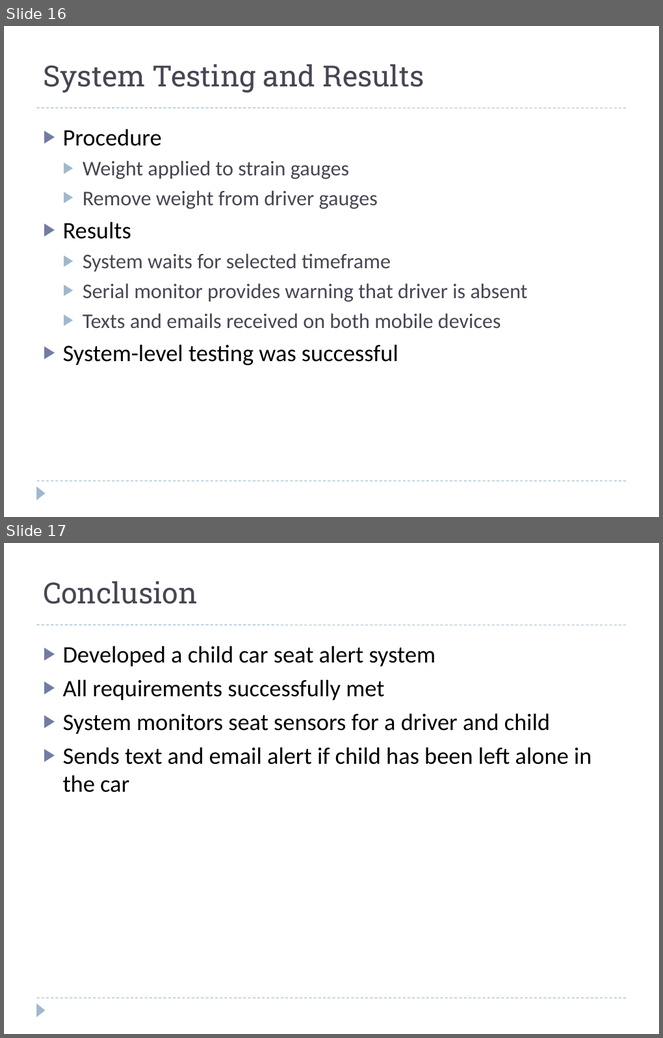
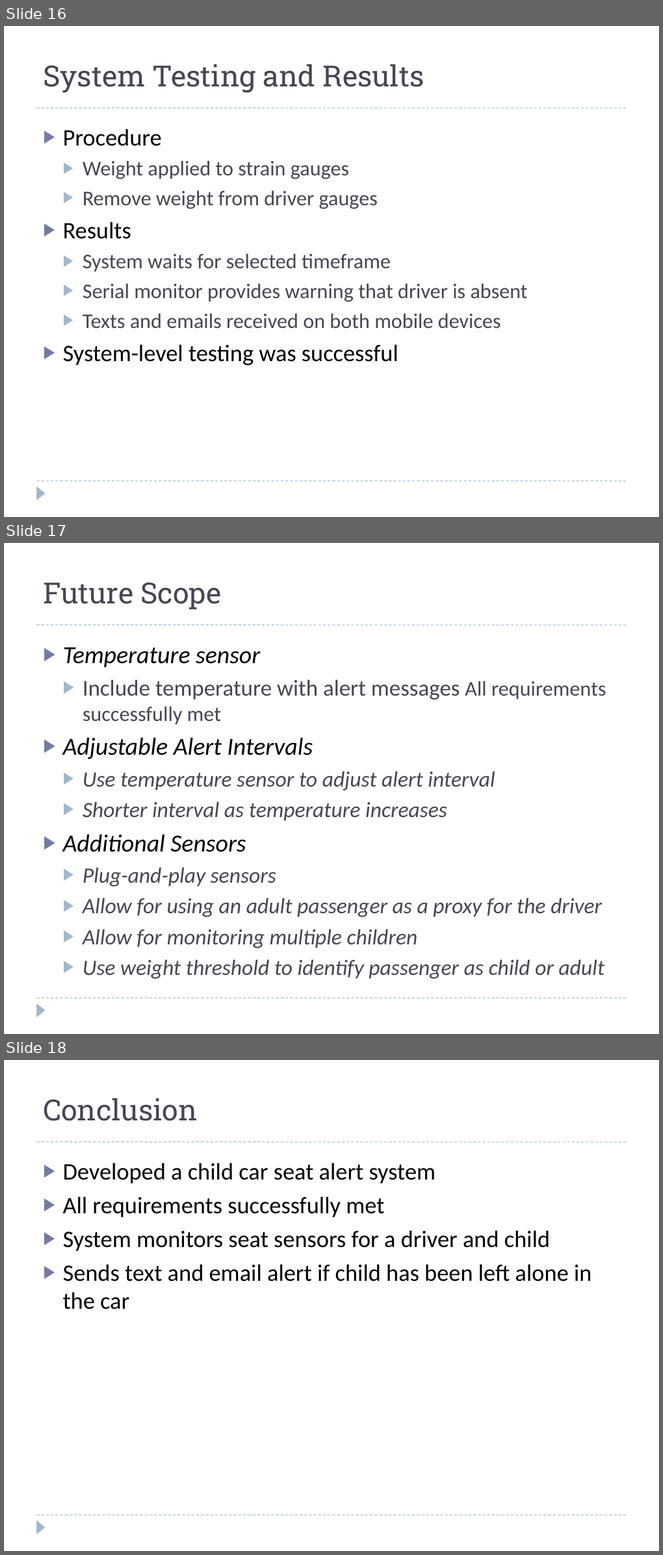
Before and after one commit to prithvi14/ChildAlertSystem, a slide deck: ChildAlertSystem/ProjectDocuments/ECE574_final_project.pptx. Shown one above the other, each under a label of ours: slides 16 and 17 before the commit, slides 16, 17 and 18 after it. The pictures are 663x1038 and 663x1555 pixels, drawn with LibreOffice and Linux fonts; fonts in the diff are those of the drawing. Boxes give left, top, right and bottom in pixels: in the first picture for what was removed or moved away, otherwise in the second. Text is boxed around its words. In the diff, an @@ line names an element or a change of style, - is before the commit and + after.

Commit message:
Modified future scope in presentation slightly and added integration testing explanation

```diff
--- a/ChildAlertSystem/ProjectDocuments/ECE574_final_project.pptx
+++ b/ChildAlertSystem/ProjectDocuments/ECE574_final_project.pptx
@@ slide 17 added at [4, 543, 659, 1034], background #FFFFFF; not listed: 3 template elements that a slide beside it also shows @@
@@ title added at [43, 582, 222, 609], 32 pt, text #464653 @@
+Future Scope
@@ text added at [63, 647, 607, 979], 24 pt, text #464653, italic @@
+▶ Temperature sensor
+  ▶ Include temperature with alert messages All requirements successfully met
+▶ Adjustable Alert Intervals
+  ▶ Use temperature sensor to adjust alert interval
+  ▶ Shorter interval as temperature increases
+▶ Additional Sensors
+  ▶ Plug-and-play sensors
+  ▶ Allow for using an adult passenger as a proxy for the driver
+  ▶ Allow for monitoring multiple children
+  ▶ Use weight threshold to identify passenger as child or adult
@@ what was slide 17 is now slide 18 @@
```
Also in this commit, not shown: 2 other slides added, 1 other file.
